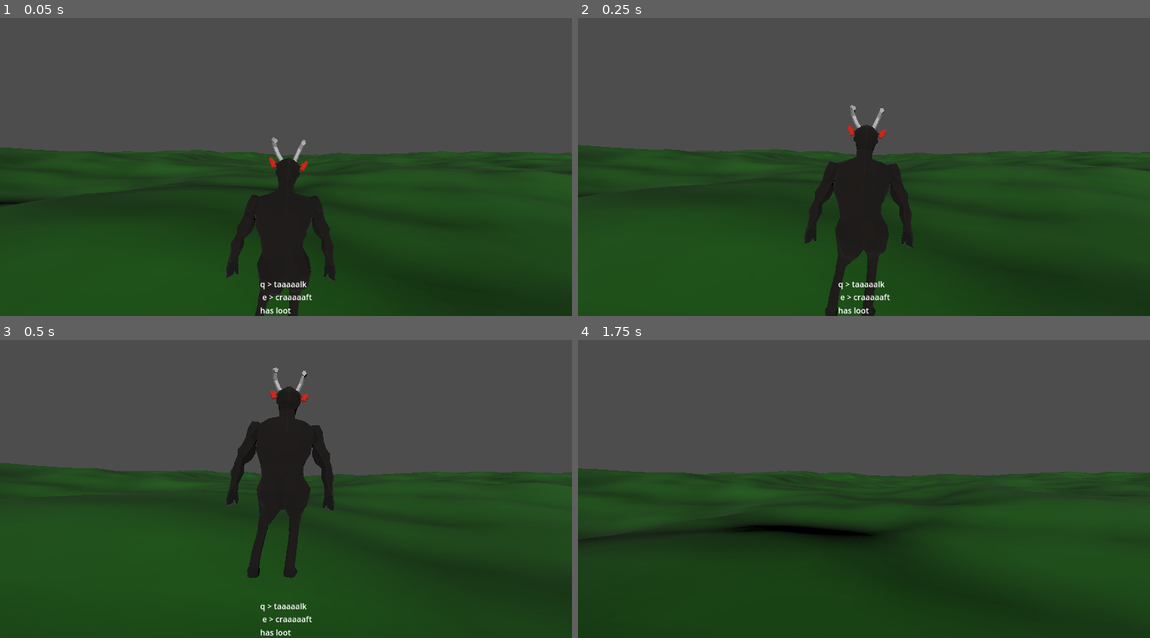
Above: before the commit, frames 1-4 (two rows, left to right).
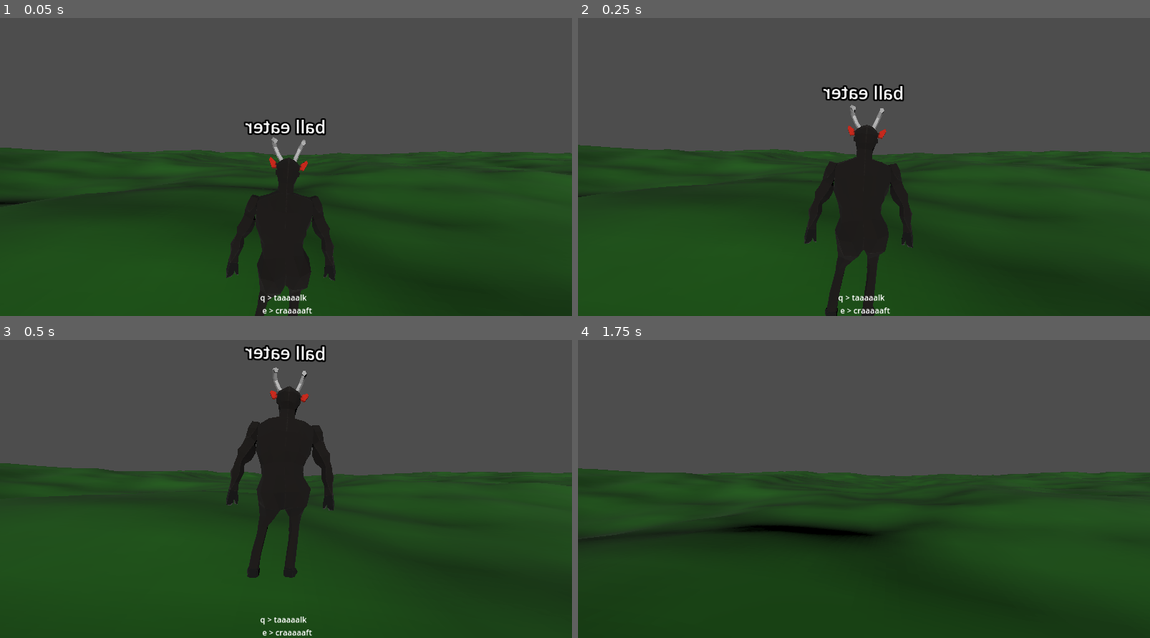
Above: after the commit, the same moments.

Repository: Qnbie/Gateway-Genesis
Game: Godot game, scene res://test_sceen_bende.tscn
Same seed, same stepped clock (60 frames per second), same inputs: the game is played once before the commit and once after it.
Inputs (mouse positions are in pixels of both pictures, inside the frame that each line leads up to):
- Up to frame 1 (0.05 s): no input
- Up to frame 2 (0.25 s): no input
- Up to frame 3 (0.5 s): no input
- Up to frame 4 (1.75 s): tap Enter (ui_accept) at 0.5, 0.77, 1.52 s; move the mouse to (892, 477) at 0.52 s; hold Up (ui_up) from 0.53 s (still down); right-click (892, 477) at 0.6 s; click (892, 477) at 0.8 s; move the mouse to (835, 477) at 1.27 s; click (835, 477) at 1.35 s; tap E (interaction_craft) at 1.55 s

The runs differ from the first frame. In frame 1, 0.9% of the frame differs, in the area x 42-58%, y 33-100%; in frame 2, 0.9%, in the area x 42-58%, y 22-100%; in frame 3, 0.9%; in frame 4, nothing differs.

Commit message:
Crafting system is done

Diff:
--- a/GatewayGenesis/interaction_system/dialog_box/dialog_box.gd
+++ b/GatewayGenesis/interaction_system/dialog_box/dialog_box.gd
@@ -7,6 +7,7 @@
 
 func _ready():
 	timer = Timer.new()
+	add_child(timer)
 	timer.one_shot = true
 	timer.timeout.connect(clear_message)
 
--- a/GatewayGenesis/interaction_system/interaction_client.gd
+++ b/GatewayGenesis/interaction_system/interaction_client.gd
@@ -1,8 +1,6 @@
 extends Node
 
 class_name InteractionClient
-
-@export var has_loot = true
 
 var intreaction_started: bool = false
 var linenum: int = 0
@@ -20,15 +18,21 @@
 	player_character = _player_character
 	screen_play = _screen_play
 	player_character.raycast.initiate_interaction.connect(initiate_interaction)
-	player_character.trigger_interaction.connect(trigger_interaction)
+	player_character.trigger_dialog.connect(start_dialog)
+	player_character.trigger_craft.connect(start_craft)
 	player_character.trigger_loot.connect(loot)
 	player_character.raycast.stop_interaction.connect(stop_interaction)
 	dialog_box = player_character.dialog_box
 
+func has_loot() -> bool:
+	if screen_play.loot == "":
+		return false
+	return true
+
 func initiate_interaction(_name: String):
 	if _name == author:
 		var message = [screen_play.initial_line]
-		if has_loot:
+		if has_loot():
 			message.push_back("has loot")
 		if !intreaction_started:
 			dialog_box.post_message(message)
@@ -36,18 +40,30 @@
 	else:
 		stop_interaction(author)
 
-func trigger_interaction(_interaction_type: InteractionType):
+func start_dialog():
 	if intreaction_started:
-		match _interaction_type:
-			InteractionType.Talk:
-				if linenum < screen_play.dialog.size():
-					dialog_box.post_dialog(screen_play.dialog[linenum])
-				else:
-					stop_interaction(author)
-				linenum += 1
-			InteractionType.Craft:
-				dialog_box.post_status_message("craft craft "  + author)
+		if linenum < screen_play.dialog.size():
+			dialog_box.post_dialog(screen_play.dialog[linenum])
+		else:
+			stop_interaction(author)
+		linenum += 1
 
+func start_craft(items: Array):
+	if intreaction_started:
+		var correct_items = 0
+		for item in items:
+			if screen_play.recipie.has(item):
+				correct_items+=1
+
+		if correct_items == screen_play.recipie.size() - 1:
+			player_character.exchange_item(screen_play.recipie)
+		else:
+			var message = "I need more"
+			for i in range(screen_play.recipie.size() - 1):
+				message += " " + screen_play.recipie[i]
+				if i != screen_play.recipie.size() - 2:
+					message += " and"
+			dialog_box.post_status_message(message)
 
 func stop_interaction(_name: String):
 	if intreaction_started && _name == author:
@@ -56,12 +72,7 @@
 		linenum = 0
 
 func loot(hand: Hand.Side):
-	if intreaction_started && has_loot:
+	if intreaction_started && has_loot():
 		player_character.add_item(screen_play.loot, hand)
-		has_loot = false
+		screen_play.loot = ""
 		dialog_box.post_message([screen_play.initial_line])
-
-enum InteractionType{
-	Talk,
-	Craft
-}
--- a/GatewayGenesis/interaction_system/screen_play.gd
+++ b/GatewayGenesis/interaction_system/screen_play.gd
@@ -6,12 +6,13 @@
 var initial_line: String
 var dialog: Array
 var loot: String
+var recipie: Array
 
 func load_json(json_resource: Resource):
 	var file = FileAccess.open(json_resource.resource_path, FileAccess.READ)
-	var json = JSON.new()
-	var data = json.parse_string(file.get_as_text())
+	var data = JSON.parse_string(file.get_as_text())
 	title = data.title
 	initial_line = data.initial_line
 	dialog = data.dialog
 	loot = data.loot
+	recipie = data.recipie
--- a/GatewayGenesis/interaction_system/screen_play_library/test.json
+++ b/GatewayGenesis/interaction_system/screen_play_library/test.json
@@ -1,9 +1,10 @@
 {
-	"title": "my_dictionary",
+	"title": "the chees consumer",
 	"initial_line": "q > talk \n e > craft",
 	"dialog": [
 		"first line",
 		"secound line"
 	],
-	"loot": "res://item_system/items/ball.tscn"
+	"loot": "res://item_system/items/ball.tscn",
+	"recipie": ["Box", "res://item_system/items/chees.tscn"]
 }
--- a/GatewayGenesis/interaction_system/screen_play_library/test2.json
+++ b/GatewayGenesis/interaction_system/screen_play_library/test2.json
@@ -1,9 +1,10 @@
 {
-	"title": "secound kecske",
+	"title": "ball eater",
 	"initial_line": "q > taaaaalk \n e > craaaaaft",
 	"dialog": [
 		"first lineeeee",
 		"secound lineeeee"
 	],
-	"loot": "res://item_system/items/box.tscn"
+	"loot": "",
+	"recipie": ["Ball", "res://item_system/items/box.tscn"]
 }
--- a/GatewayGenesis/item_system/item.gd
+++ b/GatewayGenesis/item_system/item.gd
@@ -5,4 +5,4 @@
 var mesh = MeshInstance3D
 
 func use():
-	print("ball")
+	pass
--- a/GatewayGenesis/item_system/items/ball.tscn
+++ b/GatewayGenesis/item_system/items/ball.tscn
@@ -1,9 +1,9 @@
 [gd_scene load_steps=3 format=3 uid="uid://d1etkfv6ho5el"]
 
-[ext_resource type="Script" path="res://item_system/item.gd" id="1_lsu80"]
+[ext_resource type="Script" path="res://item_system/items/ball.gd" id="1_ithuk"]
 
 [sub_resource type="SphereMesh" id="SphereMesh_siasc"]
 
 [node name="Ball" type="MeshInstance3D"]
 mesh = SubResource("SphereMesh_siasc")
-script = ExtResource("1_lsu80")
+script = ExtResource("1_ithuk")
--- /dev/null
+++ b/GatewayGenesis/item_system/items/chees.gd
@@ -0,0 +1,4 @@
+extends Item
+
+func use():
+	print("Chees")
--- /dev/null
+++ b/GatewayGenesis/item_system/items/chees.tscn
@@ -0,0 +1,6 @@
+[gd_scene load_steps=2 format=3 uid="uid://c6useh06uxvd7"]
+
+[ext_resource type="Script" path="res://item_system/items/chees.gd" id="1_lt8ml"]
+
+[node name="Chees" type="MeshInstance3D"]
+script = ExtResource("1_lt8ml")
--- a/GatewayGenesis/npc_character/npc_character.gd
+++ b/GatewayGenesis/npc_character/npc_character.gd
@@ -22,8 +22,10 @@
 	state_machine = anim_tree.get("parameters/playback")
 	var screen_play = ScreenPlay.new()
 	screen_play.load_json(screen_play_path)
+	name = screen_play.title
 	interaction_client = InteractionClient.new()
 	interaction_client.set_up(player_character, name, screen_play)
+	get_node("NameTag").text = name
 
 func _physics_process(delta):
 	velocity = Vector3.ZERO
--- a/GatewayGenesis/npc_character/npc_kecsi.tscn
+++ b/GatewayGenesis/npc_character/npc_kecsi.tscn
@@ -41,3 +41,7 @@
 [node name="wait_Timer" type="Timer" parent="."]
 wait_time = 3.0
 one_shot = true
+
+[node name="NameTag" type="Label3D" parent="."]
+transform = Transform3D(-0.999026, 0, -0.044125, 0, 1, 0, 0.044125, 0, -0.999026, 0, 1.99907, 0)
+text = "My name is "
--- a/GatewayGenesis/player_character/hand.gd
+++ b/GatewayGenesis/player_character/hand.gd
@@ -9,14 +9,24 @@
 func _ready():
 	player_character = get_parent()
 
+func get_item_name() -> String:
+	if empty:
+		return ""
+	else:
+		return item.name
+
 func add_item(given_item: String):
-	if item != null:
+	if !empty:
 		remove_child(item)
 	var packed_item = load(given_item)
 	item = packed_item.instantiate()
 	add_child(item)
 	empty = false
 	print(name + " get a " + item.name)
+
+func drop_item():
+	remove_child(item)
+	empty = true
 
 func use(side: Hand.Side):
 	if empty:
--- a/GatewayGenesis/player_character/player_character.gd
+++ b/GatewayGenesis/player_character/player_character.gd
@@ -16,7 +16,8 @@
 var gravity = ProjectSettings.get_setting("physics/3d/default_gravity")
 var mouse_sensitivity = 0.002
 
-signal trigger_interaction(interaction_type: InteractionClient.InteractionType,)
+signal trigger_dialog()
+signal trigger_craft(items: Array)
 signal trigger_loot(hand: Hand.Side)
 
 func _ready():
@@ -41,9 +42,11 @@
 		velocity.y = JUMP_VELOCITY
 
 	if Input.is_action_just_pressed("interaction_talk"):
-		trigger_interaction.emit(InteractionClient.InteractionType.Talk)
+		trigger_dialog.emit()
 	if Input.is_action_just_pressed("interaction_craft"):
-		trigger_interaction.emit(InteractionClient.InteractionType.Craft)
+		trigger_craft.emit([
+			right_hand.get_item_name(),
+			left_hand.get_item_name()])
 
 	if Input.is_action_just_pressed("hand_left"):
 		left_hand.use(Hand.Side.Left)
@@ -72,3 +75,15 @@
 			left_hand.add_item(item)
 		Hand.Side.Right:
 			right_hand.add_item(item)
+
+func exchange_item(recipie: Array):
+	for i in range(recipie.size() - 1):
+		if recipie[i] == right_hand.get_item_name():
+			right_hand.drop_item()
+			continue
+		if recipie[i] == left_hand.get_item_name():
+			left_hand.drop_item()
+	if right_hand.empty:
+		right_hand.add_item(recipie[recipie.size() - 1])
+	else:
+		left_hand.add_item(recipie[recipie.size() - 1])
